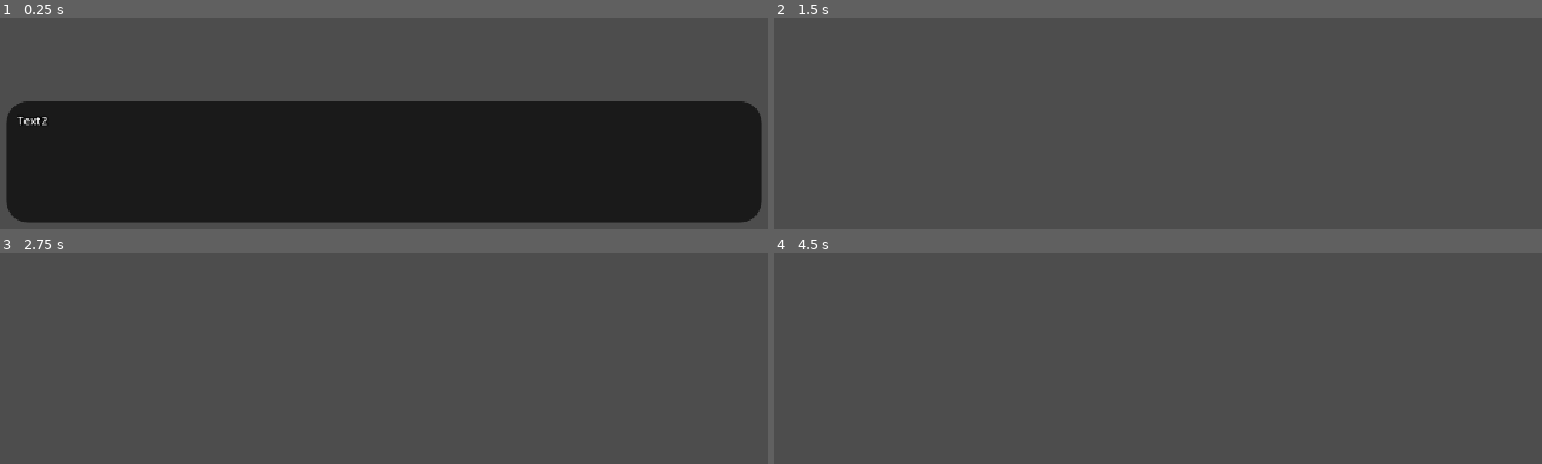
Above: before the commit, frames 1-4 (two rows, left to right).
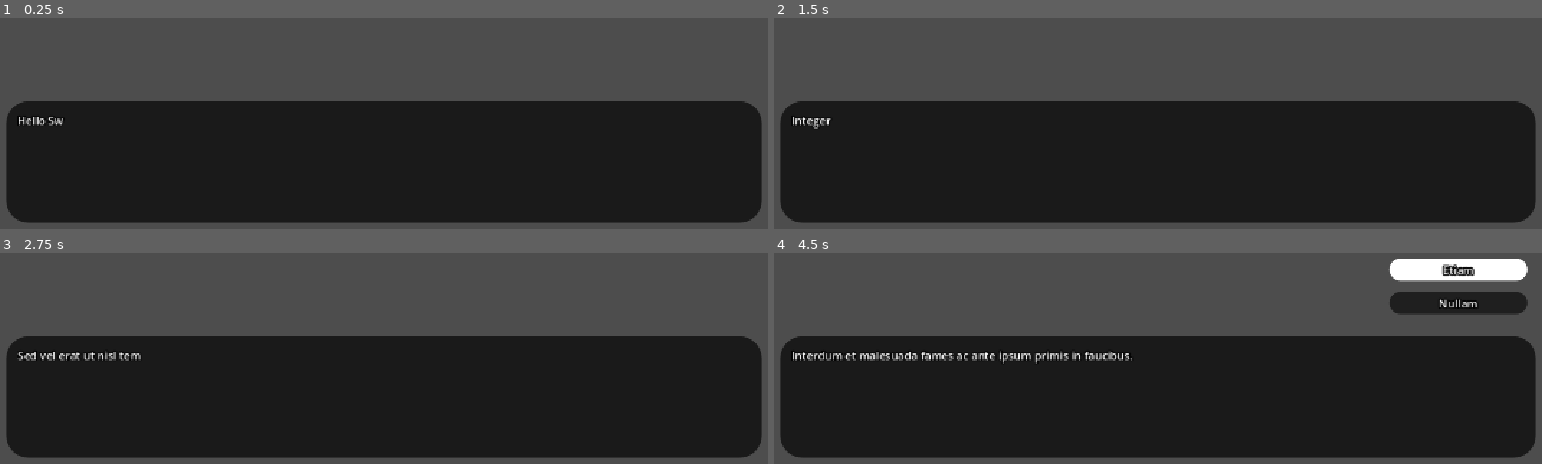
Above: after the commit, the same moments.

Repository: master172/NewDialogueSystem
Game: Godot game, scene res://tests/dialogue_testing.tscn
Same seed, same stepped clock (60 frames per second), same inputs: the game is played once before the commit and once after it. The project has no main scene, so this scene is started directly.
Inputs:
- Up to frame 1 (0.25 s): no input
- Up to frame 2 (1.5 s): tap Enter (ui_accept) at 0.5, 0.77, 1.25 s; hold Up (ui_up) 0.53-1.28 s; hold Down (ui_down) from 1.28 s (still down)
- Up to frame 3 (2.75 s): tap Enter (ui_accept) at 1.52, 2 s; release Down (ui_down) at 2.03 s; hold Up (ui_up) from 2.03 s (still down)
- Up to frame 4 (4.5 s): tap Enter (ui_accept) at 3.02, 3.5, 3.77, 4.25 s; release Up (ui_up) at 3.53 s; hold Down (ui_down) from 3.53 s (still down)

The runs differ from the first frame. In frame 1, 0.2% of the frame differs, in the area x 2-9%, y 46-52%; in frame 2, 57%; in frame 3, 56%; in frame 4, 60%, in the area x 0-100%, y 2-98%.

Commit message:
move to dialog stack for easier sub dialogs

Diff:
--- a/src/runtime/dialogue_runtime.gd
+++ b/src/runtime/dialogue_runtime.gd
@@ -2,6 +2,7 @@
 class_name DialogueRuntime
 
 signal dialogue_finished(dialogue:DialogueGraph)
+signal dialogue_sequence_finished
 
 @export_group("public_interfaces")
 @export var event_bus: EventBus
@@ -24,20 +25,7 @@
 		process_visibility()
 
 @export_group("dialogue")
-@export var current_dialogue_graph:DialogueGraph
-
-var dialogue_grpah_stack:Array[DialogueFrame] = []
-
-var current_dialogue_node_id:int
-
-var connection_map:Dictionary[Vector2i,Vector2i] = {
-
-}
-var graph_map:Dictionary[int,BaseDialogueNode] = {
-
-}
-
-var starting_node_index:int
+@export var dialogue_grpah_stack:Array[DialogueFrame] = []
 
 var dialogue_context:DialogueContext = DialogueContext.new()
 
@@ -60,49 +48,42 @@
 
 func remove_from_dialogue_stack()->void:
 	dialogue_grpah_stack.pop_back()
+
+func get_current_dialogue_graph()->DialogueFrame:
+	return dialogue_grpah_stack.back()
 #endregion
 
-#region graph_mapping
-func set_maps(dialogue_graph:DialogueGraph)->void:
-	parse_connections(dialogue_graph)
-	parse_map(dialogue_graph)
 
-func clear_maps()->void:
-	connection_map.clear()
-	graph_map.clear()
-	starting_node_index = -1
-
-func parse_connections(dialogue_graph:DialogueGraph)->void:
-	connection_map = DialogueGraphParser.parse_connections(dialogue_graph.connections)
-
-func parse_map(dialogue_graph:DialogueGraph)->void:
-	var reuslt:GraphParseResult = DialogueGraphParser.parse_graph(dialogue_graph.dialogs)
-	graph_map = reuslt.graph
-	starting_node_index = reuslt.starting_node_id
-#endregion
 
 #region dailog_control
 func start_dialog(dialogue_graph:DialogueGraph)->void:
-	set_maps(dialogue_graph)
-	current_dialogue_graph = dialogue_graph
+	var frame:DialogueFrame = DialogueFrame.new(dialogue_graph)
+	frame.build_maps()
+	frame.current_node_index = frame.starting_node_index
+	dialogue_grpah_stack.append(frame)
+
 	current_state = STATES.ACTIVE
 
-	current_dialogue_node_id = starting_node_index
-
-	graph_map[starting_node_index]._enter(dialogue_context)
+	frame.graph_map[frame.starting_node_index]._enter(dialogue_context)
 
 func end_dialog()->void:
-	clear_maps()
-	current_state = STATES.INACTIVE
+	var frame:DialogueFrame = get_current_dialogue_graph()
+	frame.graph_map[frame.current_node_index]._exit(dialogue_context)
 
-	dialogue_context._clear()
-
-	current_dialogue_node_id = -1
-
-	var temp_dialog_graph:DialogueGraph = current_dialogue_graph
-	current_dialogue_graph = null
+	var temp_dialog_graph:DialogueGraph = get_current_dialogue_graph().dialogue_graph
 	dialogue_finished.emit(temp_dialog_graph)
 	temp_dialog_graph = null
+
+	remove_from_dialogue_stack()
+
+	if dialogue_grpah_stack.is_empty():
+		finish_runtime()
+
+
+func finish_runtime()->void:
+	current_state = STATES.INACTIVE
+	dialogue_context._clear()
+	dialogue_sequence_finished.emit()
 
 #endregion
 
@@ -110,17 +91,20 @@
 	if current_state == STATES.INACTIVE:
 		return
 
-	if not current_dialogue_graph:
+	var frame:DialogueFrame = get_current_dialogue_graph()
+
+	if not frame.dialogue_graph:
 		push_error("dialogue state active but no dialogue assigned")
 		return
 
-	if starting_node_index == -1:
+
+	if frame.starting_node_index == -1:
 		push_error("no valid start point in dialogue")
 		return
 
 
 	var result:DialogueNodeUpdateResult
-	result = graph_map[current_dialogue_node_id]._update(dialogue_context)
+	result = frame.graph_map[frame.current_node_index]._update(dialogue_context)
 
 	match result.result_type:
 		BaseDialogueNode.transaction_results.FAILURE:
@@ -128,9 +112,9 @@
 		BaseDialogueNode.transaction_results.END:
 			end_dialog()
 		BaseDialogueNode.transaction_results.ADVANCE:
-			graph_map[current_dialogue_node_id]._exit(dialogue_context)
-			var next_node_map:Vector2i = connection_map[Vector2i(current_dialogue_node_id,result.port_id)]
-			current_dialogue_node_id = next_node_map.x
-			graph_map[current_dialogue_node_id]._enter(dialogue_context)
+			frame.graph_map[frame.current_node_index]._exit(dialogue_context)
+			var next_node_map:Vector2i = frame.connection_map[Vector2i(frame.current_node_index,result.port_id)]
+			frame.current_node_index = next_node_map.x
+			frame.graph_map[frame.current_node_index]._enter(dialogue_context)
 		BaseDialogueNode.transaction_results.RUNNING:
 			pass
--- a/src/script_templates/runtime_resources/dialogue_frame.gd
+++ b/src/script_templates/runtime_resources/dialogue_frame.gd
@@ -1,5 +1,32 @@
 extends Resource
 class_name DialogueFrame
 
-@export var graph:DialogueGraph
-@export var returning_node_id:int
+@export var dialogue_graph:DialogueGraph
+
+@export var current_node_index:int
+@export var starting_node_index:int
+
+var connection_map:Dictionary[Vector2i,Vector2i] = {}
+var graph_map:Dictionary[int,BaseDialogueNode] = {}
+
+func _init(graph:DialogueGraph=null) -> void:
+	dialogue_graph = graph
+
+#region graph_mapping
+func build_maps()->void:
+	parse_connections()
+	parse_map()
+
+func clear_maps()->void:
+	connection_map.clear()
+	graph_map.clear()
+	starting_node_index = -1
+
+func parse_connections()->void:
+	connection_map = DialogueGraphParser.parse_connections(dialogue_graph.connections)
+
+func parse_map()->void:
+	var reuslt:GraphParseResult = DialogueGraphParser.parse_graph(dialogue_graph.dialogs)
+	graph_map = reuslt.graph
+	starting_node_index = reuslt.starting_node_id
+#endregion
--- a/tests/BaseDialogoue.tres
+++ b/tests/BaseDialogoue.tres
@@ -114,7 +114,6 @@
 [sub_resource type="Resource" id="Resource_4p0xp"]
 script = ExtResource("6_8sfvu")
 text = "Nullam"
-disabled_condtion = "true"
 metadata/_custom_type_script = "uid://cygu50gsf0nyi"
 
 [sub_resource type="Resource" id="Resource_kv54q"]
--- a/tests/dialogue_testing.tscn
+++ b/tests/dialogue_testing.tscn
@@ -2,7 +2,7 @@
 
 [ext_resource type="Script" uid="uid://ytfl6ka6q3nc" path="res://tests/dialogue_testing.gd" id="1_21ys4"]
 [ext_resource type="PackedScene" uid="uid://dex03s2jhaxx8" path="res://src/runtime/dialogue_runtime.tscn" id="1_j2f88"]
-[ext_resource type="Resource" uid="uid://dg8w5gpqwwxj0" path="res://tests/ConditonTesting.tres" id="2_4p0xp"]
+[ext_resource type="Resource" uid="uid://vx801c0671ul" path="res://tests/BaseDialogoue.tres" id="2_4p0xp"]
 
 [node name="DialogueTesting" type="Node2D" unique_id=411720287 node_paths=PackedStringArray("dialogue_runtime")]
 script = ExtResource("1_21ys4")
